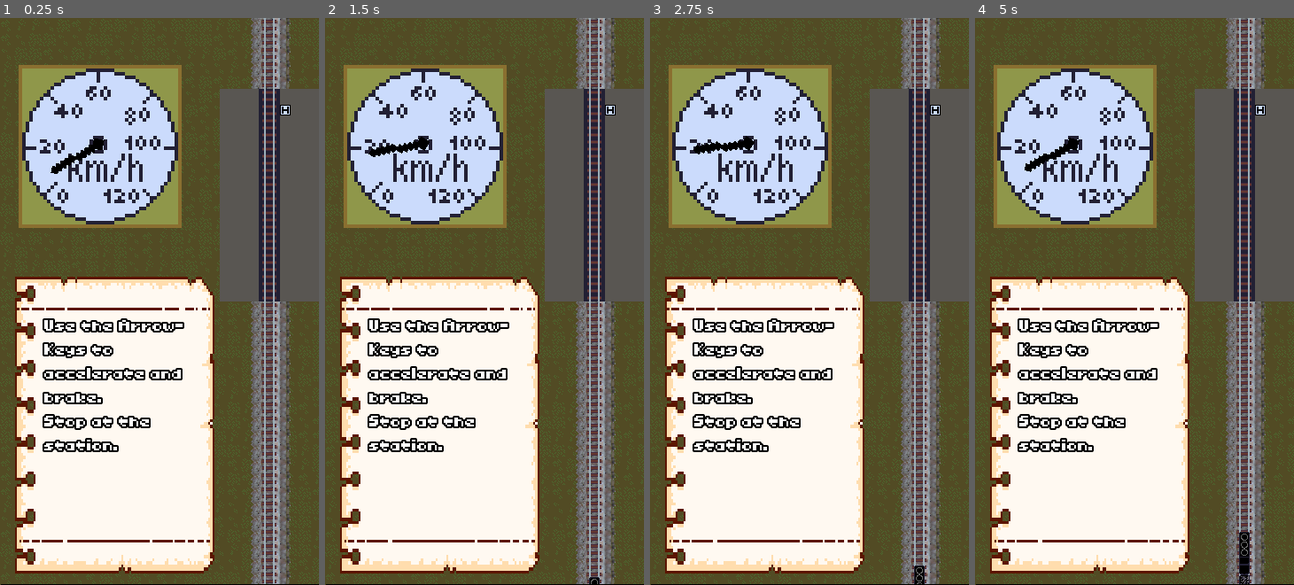
Above: before the commit, frames 1-4 (left to right).
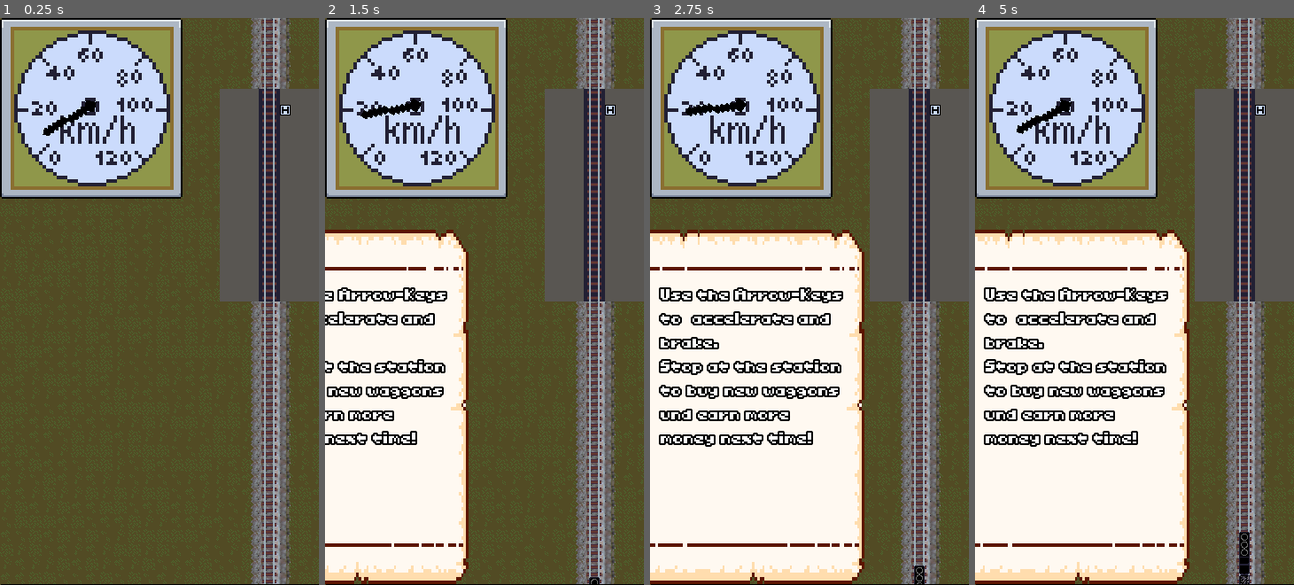
Above: after the commit, the same moments.

Repository: sthoni/gamejamaugust2024
Game: Godot game, scene res://game.tscn
Two runs of this game, one before a commit and one after it. Both use one fixed random seed, a clock stepped at 60 frames per second and the inputs below.
Inputs:
- Up to frame 1 (0.25 s): no input
- Up to frame 2 (1.5 s): tap Enter (shop) at 0.5, 0.77 s; hold Up (accelerate) 0.53-1.28 s; hold Down (brake) from 1.28 s (still down)
- Up to frame 3 (2.75 s): tap Enter (shop) at 1.52 s; release Down (brake) at 2.03 s; hold Up (accelerate) from 2.03 s (still down)
- Up to frame 4 (5 s): tap Enter (shop) at 3.02, 3.77, 4.52 s; release Up (accelerate) at 3.53 s; hold Down (brake) from 3.53 s (still down)

The runs differ from the first frame. In frame 1, 48% of the frame differs, in the area x 0-68%, y 0-98%; in frame 2, 42%; in frame 3, 35%; in frame 4, 35%.

Commit message:
Anweisungen noch auch in irgendeiner Form lesbar...

Diff:
--- a/game.gd
+++ b/game.gd
@@ -9,6 +9,7 @@
 @onready var level_stats: LevelStats = preload("res://level/level_start.tres")
 
 func _ready() -> void:
+	randomize()
 	game_stats.money = game_stats.start_money
 	var shop_items: Array[Item] = level_stats.item_pool.get_two_unique_random_items()
 	shop.item_display1.item_displayed = shop_items[0]
@@ -44,10 +45,10 @@
 	panel_container.position = Vector2(0.0, 640.0)
 	var tween = get_tree().create_tween()
 	tween.tween_property(panel_container, "position", Vector2(0.0,0.0), 1)
-	label_level.text = "Station %s" % game_stats.current_level
-	tween.tween_property(label_level, "visible_characters", 11, 1)
+	label_level.text = "You are arriving at Station %s" % game_stats.current_level
+	label_level.visible_characters = 0
+	tween.tween_property(label_level, "visible_characters", 30, 3)
 	tween.tween_callback(create_new_level)
-	tween.tween_property(label_level, "visible_characters", 0, 0.5)
 	tween.tween_property(panel_container, "position", Vector2(0.0,-640.0), 1)
 
 
--- a/game.tscn
+++ b/game.tscn
@@ -29,14 +29,13 @@
 grow_vertical = 2
 theme_override_styles/panel = SubResource("StyleBoxFlat_cr26j")
 
-[node name="CenterContainer" type="CenterContainer" parent="PanelContainer"]
+[node name="MarginContainer" type="MarginContainer" parent="PanelContainer"]
 layout_mode = 2
-size_flags_horizontal = 3
-size_flags_vertical = 3
 
-[node name="LabelLevel" type="Label" parent="PanelContainer/CenterContainer"]
+[node name="LabelLevel" type="Label" parent="PanelContainer/MarginContainer"]
 unique_name_in_owner = true
 layout_mode = 2
+size_flags_horizontal = 0
 text = "LEVEL"
 visible_characters = 0
 visible_ratio = 0.0
--- a/level/level.gd
+++ b/level/level.gd
@@ -6,11 +6,14 @@
 @onready var station: Station = $Station
 @onready var hints: Control = %Hints
 @onready var tiles: TileMapLayer = $TileMapLayer
+@onready var manual: Control = $Control
 
 # Called when the node enters the scene tree for the first time.
 func _ready() -> void:
 	hints.visible = false
 	set_level_stats(level_stats)
+	var tween = get_tree().create_tween()
+	tween.tween_property(manual, "position", Vector2(-28.0,294.0), 2)
 	@warning_ignore("return_value_discarded")
 	Events.station_status_changed.connect(_on_station_status_changed)
 
--- a/level/level.tscn
+++ b/level/level.tscn
@@ -41,10 +41,6 @@
 anchors_preset = 0
 anchor_right = 0.0
 anchor_bottom = 0.0
-offset_left = 17.0
-offset_top = 49.0
-offset_right = 17.0
-offset_bottom = 49.0
 grow_horizontal = 1
 grow_vertical = 1
 scale = Vector2(2, 2)
@@ -58,16 +54,16 @@
 [node name="Control" type="Control" parent="."]
 layout_mode = 3
 anchors_preset = 0
-offset_left = 17.0
-offset_top = 347.0
-offset_right = 57.0
-offset_bottom = 387.0
+offset_left = -350.0
+offset_top = 294.0
+offset_right = -310.0
+offset_bottom = 334.0
 
 [node name="NinePatchRect" type="NinePatchRect" parent="Control"]
 layout_mode = 0
 offset_top = -55.0
-offset_right = 45.0
-offset_bottom = 12.0
+offset_right = 54.0
+offset_bottom = 25.0
 scale = Vector2(5, 5)
 texture = ExtResource("10_ahs53")
 
@@ -76,12 +72,12 @@
 anchors_preset = -1
 anchor_right = 3.664
 anchor_bottom = 1.0
-offset_left = 33.0
-offset_top = -6.00003
-offset_right = 59.44
-offset_bottom = 113.0
+offset_left = 40.0
+offset_top = 12.0
+offset_right = 106.44
+offset_bottom = 212.0
 text = "Use the Arrow-Keys to  accelerate and brake.
-Stop at the station."
+Stop at the station to buy new waggons und earn more money next time!"
 autowrap_mode = 2
 
 [node name="Hints" parent="Control" instance=ExtResource("8_b6253")]
@@ -91,10 +87,10 @@
 anchors_preset = 0
 anchor_right = 0.0
 anchor_bottom = 0.0
-offset_left = 154.0
-offset_top = 218.0
-offset_right = 259.0
-offset_bottom = 229.0
+offset_left = 160.0
+offset_top = 274.0
+offset_right = 265.0
+offset_bottom = 285.0
 grow_horizontal = 1
 grow_vertical = 1
 
--- a/ui/gauge.tscn
+++ b/ui/gauge.tscn
@@ -1,8 +1,9 @@
-[gd_scene load_steps=4 format=3 uid="uid://bvvip673kkkj7"]
+[gd_scene load_steps=5 format=3 uid="uid://bvvip673kkkj7"]
 
 [ext_resource type="Script" path="res://ui/gauge.gd" id="1_j0hsb"]
 [ext_resource type="Texture2D" uid="uid://coewucjahkl2r" path="res://assets/gauge.png" id="1_lo78o"]
 [ext_resource type="Texture2D" uid="uid://by0mt58yfg3q3" path="res://assets/gaugeneedle.png" id="2_buy24"]
+[ext_resource type="Texture2D" uid="uid://bhn36jceufuai" path="res://assets/ui/UI_Flat_FrameSlot01a.png" id="2_s46sp"]
 
 [node name="Gauge" type="Control"]
 layout_mode = 3
@@ -13,11 +14,23 @@
 grow_vertical = 2
 script = ExtResource("1_j0hsb")
 
+[node name="NinePatchRect" type="NinePatchRect" parent="."]
+layout_mode = 0
+offset_right = 103.0
+offset_bottom = 102.0
+texture = ExtResource("2_s46sp")
+patch_margin_left = 2
+patch_margin_top = 2
+patch_margin_right = 2
+patch_margin_bottom = 4
+
 [node name="GaugeTexture" type="TextureRect" parent="."]
 texture_filter = 1
 layout_mode = 0
-offset_right = 96.0
-offset_bottom = 96.0
+offset_left = 4.0
+offset_top = 3.0
+offset_right = 100.0
+offset_bottom = 99.0
 scale = Vector2(2, 2)
 texture = ExtResource("1_lo78o")
 stretch_mode = 2
Binary file added: assets/ui/UI_Flat_FrameSlot01a.png
Not shown, added: assets/ui/UI_Flat_FrameSlot01a.png.import
Not shown: 1 places in game.tscn that only renumber resources
Not shown: 1 places in level/level.tscn that only renumber resources
